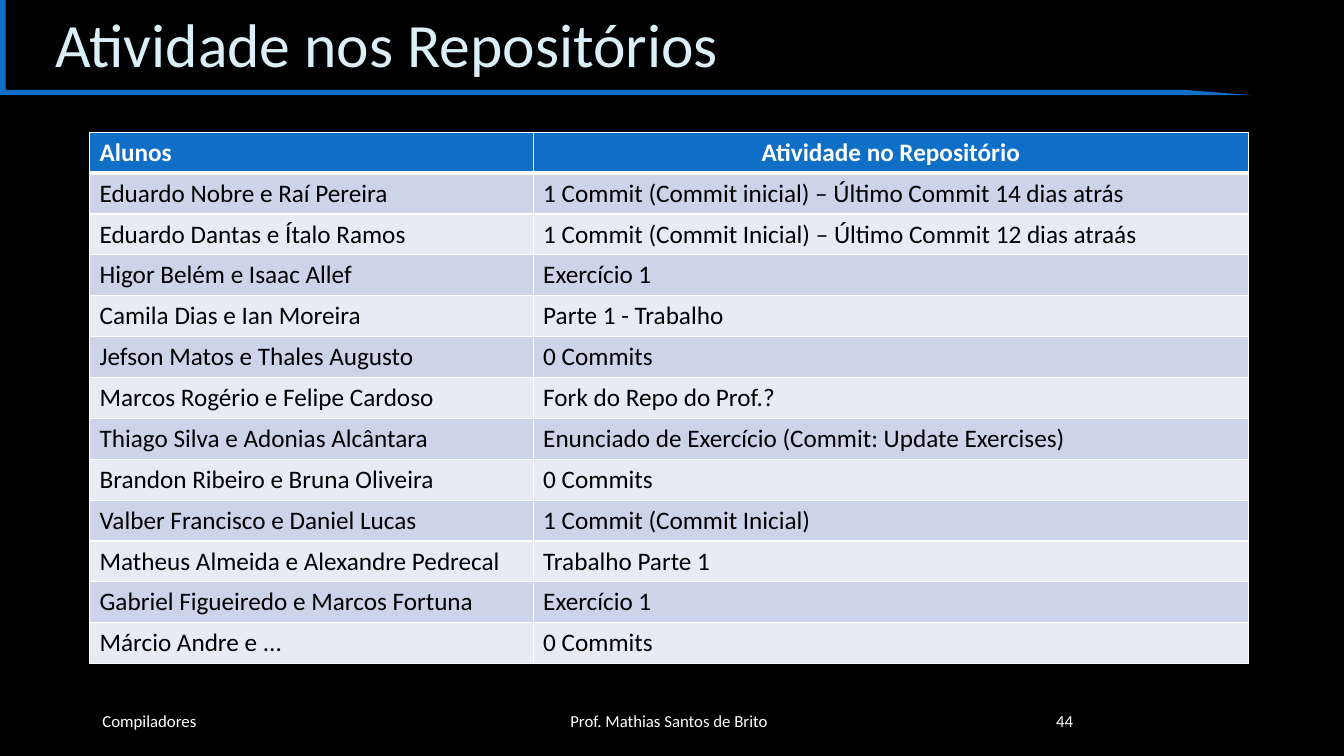
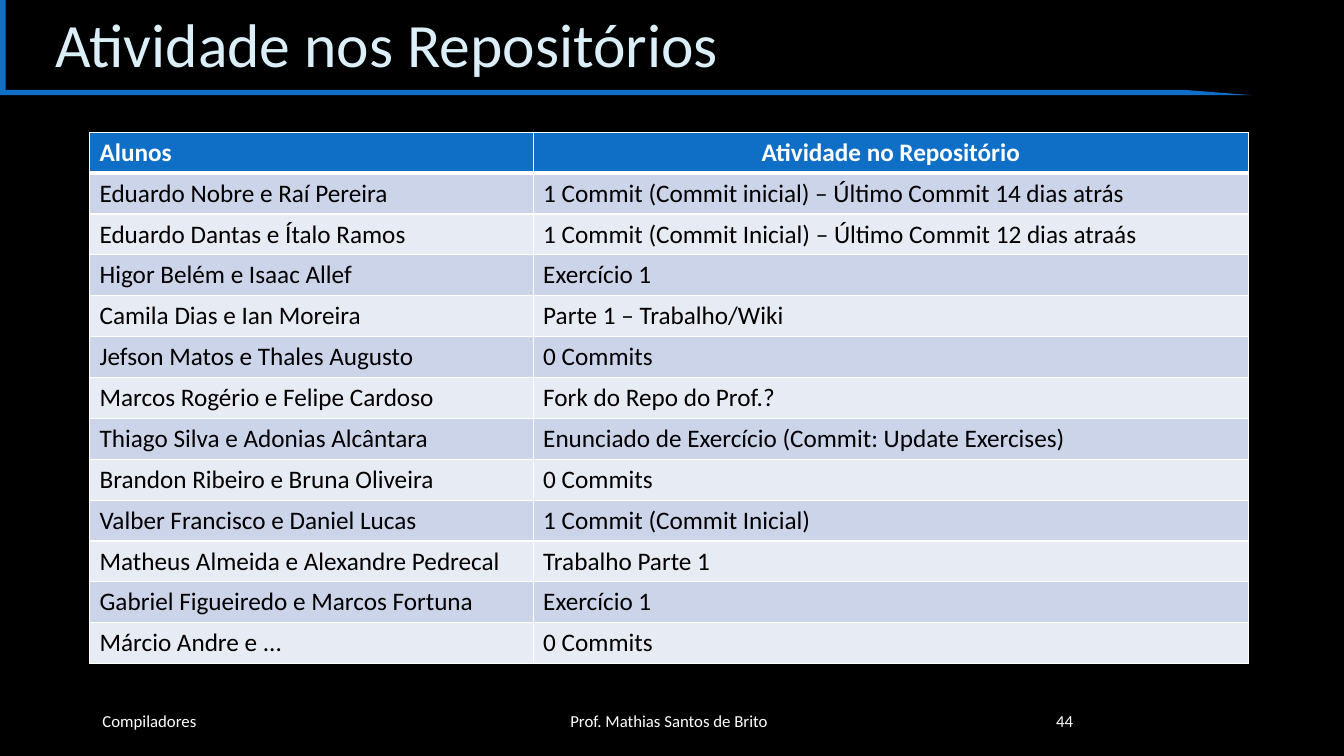
Before and after one commit to cet058-Org/2019.1, a slide deck: slide 44 of slides.pptx. Drawn at 1344x756 pixels with LibreOffice and Linux fonts; fonts in the diff are those of the drawing; background and template pictures are left out. Boxes give left, top, right and bottom in pixels: in the first picture for what was removed or moved away, otherwise in the second. Text is boxed around its words. In the diff, an @@ line names an element or a change of style, - is before the commit and + after.

```diff
--- a/slides.pptx
+++ b/slides.pptx
@@ table at box(90, 132, 1249, 663) @@
-row 5, column 2: Parte 1 - Trabalho
+row 5, column 2: Parte 1 – Trabalho/Wiki
```
Also in this commit, not shown: 1 other slide changed, 8 slides added.
